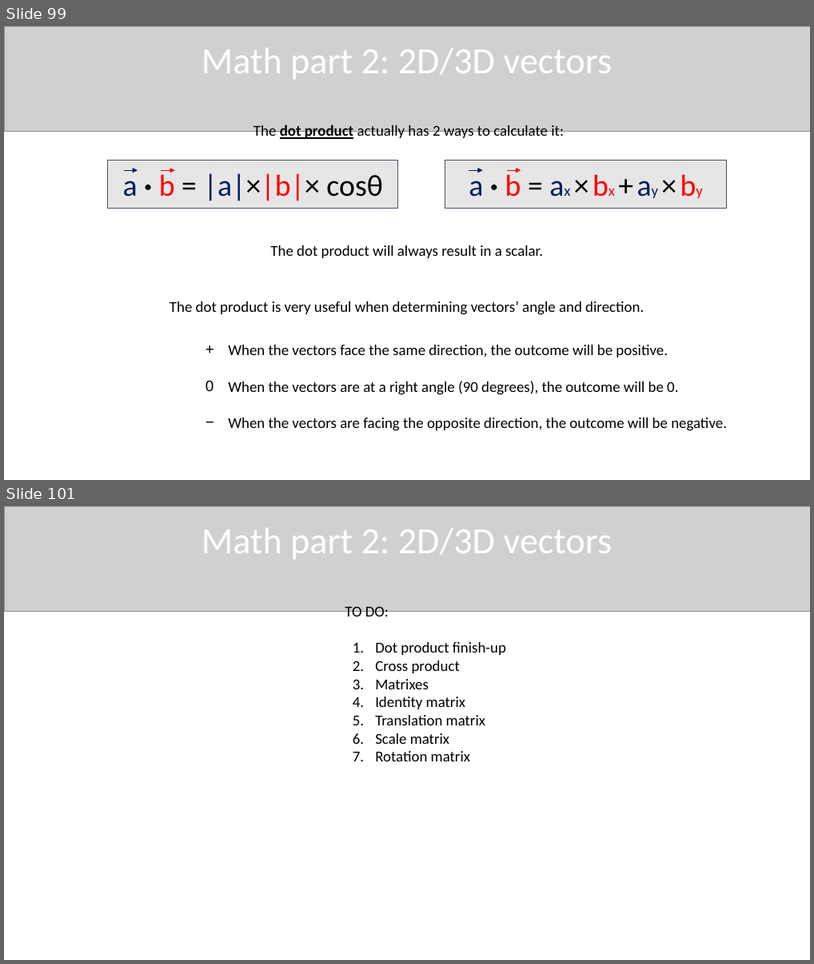
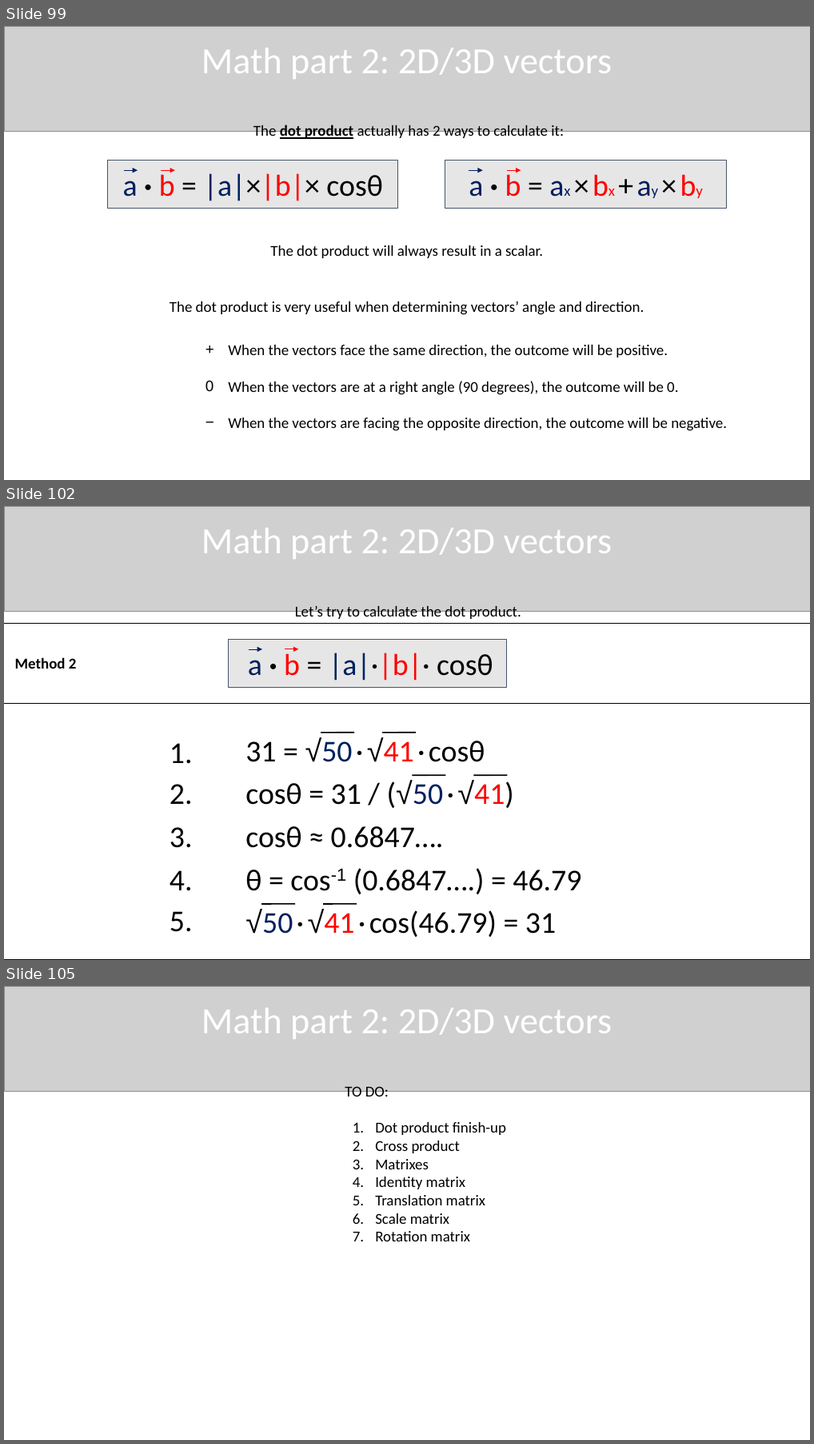
Before and after one commit to QuincyJacobs/WebGLTutorial, a slide deck: Presentation/Presentation WebGL.pptx. Shown one above the other, each under a label of ours: slides 99 and 101 before the commit, slides 99, 102 and 105 after it; the slides between them are not shown. The pictures are 814x964 and 814x1444 pixels, drawn with LibreOffice and Linux fonts; fonts in the diff are those of the drawing; grey boxes stand for pictures. Boxes give left, top, right and bottom in pixels: in the first picture for what was removed or moved away, otherwise in the second. Text is boxed around its words. In the diff, an @@ line names an element or a change of style, - is before the commit and + after.

Commit message:
Presentation Cross Product

```diff
--- a/Presentation/Presentation WebGL.pptx
+++ b/Presentation/Presentation WebGL.pptx
@@ slide 102 added at (x1=4, y1=506, x2=810, y2=960), background #FFFFFF @@
@@ picture added at (x1=4, y1=506, x2=810, y2=612) @@
@@ text added at (x1=202, y1=528, x2=613, y2=559), 44 pt, text #FFFFFF @@
+Math part 2: 2D/3D vectors
@@ rectangle added at (x1=4, y1=624, x2=810, y2=704), outline #000000 1.5 pt @@
@@ text added at (x1=295, y1=606, x2=522, y2=620), 18 pt, text #000000 @@
+Let’s try to calculate the dot product.
@@ rectangle added at (x1=229, y1=639, x2=507, y2=687), fill #E7E6E6, outline #44546A 0.75 pt @@
@@ text added at (x1=248, y1=649, x2=493, y2=680), 36 pt, text #000000 @@
+a · b = |a|·|b|· cosθ
@@ arrow added from (249, 649) to (262, 649), #002060 0.75 pt @@
@@ arrow added from (285, 649) to (298, 649), #FF0000 0.75 pt @@
@@ text added at (x1=15, y1=657, x2=77, y2=668), 18 pt, text #000000, bold @@
+Method 2
@@ rectangle added at (x1=4, y1=704, x2=810, y2=960), outline #000000 1.5 pt @@
@@ text added at (x1=170, y1=743, x2=193, y2=764), 36 pt, text #000000 @@
+1.
@@ text added at (x1=246, y1=737, x2=485, y2=762), 36 pt, text #000000 @@
+31 = √50 · √41 · cosθ
@@ line added from (321, 732) to (355, 732), #000000 1.5 pt @@
@@ line added from (382, 732) to (417, 732), #000000 1.5 pt @@
@@ text added at (x1=170, y1=784, x2=193, y2=804), 36 pt, text #000000 @@
+2.
@@ text added at (x1=246, y1=780, x2=514, y2=808), 36 pt, text #000000 @@
+cosθ = 31 / (√50 · √41)
@@ line added from (412, 776) to (446, 776), #000000 1.5 pt @@
@@ line added from (474, 776) to (508, 776), #000000 1.5 pt @@
@@ text added at (x1=170, y1=827, x2=193, y2=848), 36 pt, text #000000 @@
+3.
@@ text added at (x1=246, y1=826, x2=444, y2=848), 36 pt, text #000000 @@
+cosθ ≈ 0.6847….
@@ text added at (x1=170, y1=870, x2=193, y2=891), 36 pt, text #000000 @@
+4.
@@ text added at (x1=246, y1=868, x2=582, y2=894), 36 pt, text #000000 @@
+θ = cos-1 (0.6847….) = 46.79
@@ text added at (x1=170, y1=911, x2=193, y2=932), 36 pt, text #000000 @@
+5.
@@ text added at (x1=246, y1=909, x2=556, y2=936), 36 pt, text #000000 @@
+√50 · √41 · cos(46.79) = 31
@@ line added from (262, 904) to (295, 904), #000000 1.5 pt @@
@@ line added from (323, 904) to (358, 904), #000000 1.5 pt @@
@@ what was slide 101 is now slide 105 @@
```
Also in this commit, not shown: 5 slides changed, 3 other slides added, 1 other file.
